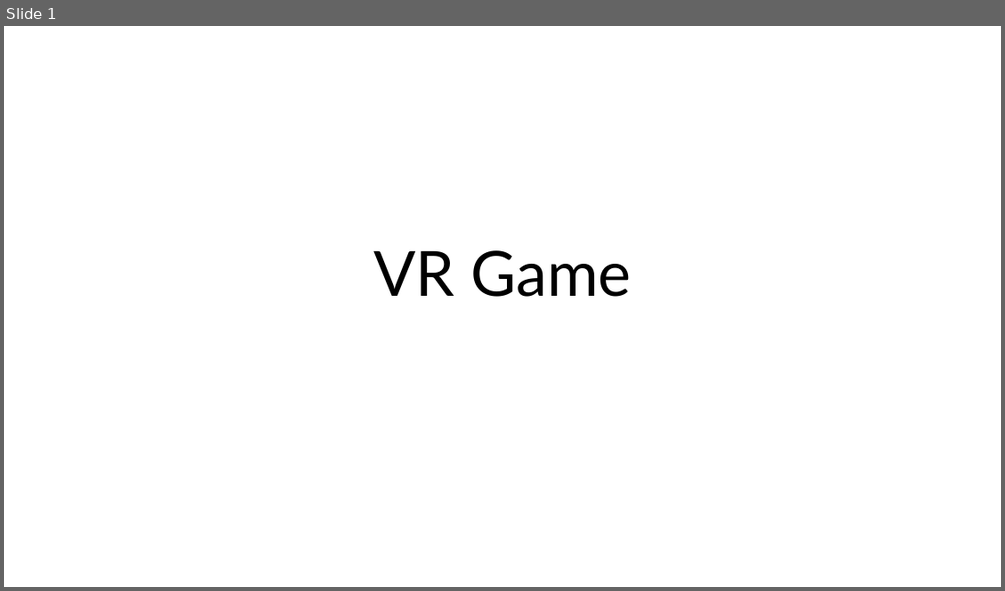
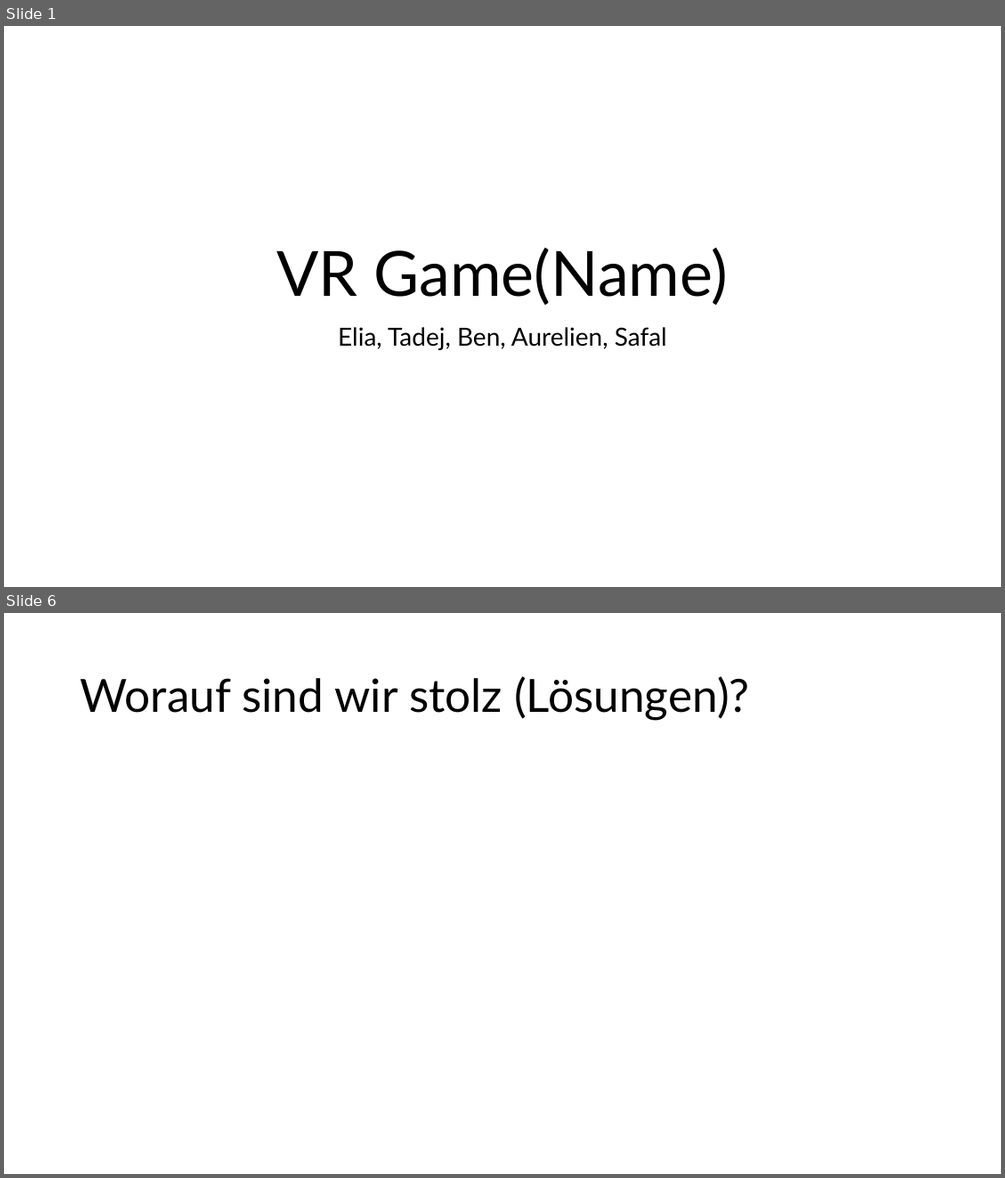
Before and after one commit to Soguel-Aurelien/UnrealEngineProjekt, a slide deck: Presentation/Unrealengine pp.pptx. Shown one above the other, each under a label of ours: slide 1 before the commit, slides 1 and 6 after it; the slides between them are not shown. The pictures are 1005x591 and 1005x1178 pixels, drawn with LibreOffice and Linux fonts; fonts in the diff are those of the drawing. Boxes give left, top, right and bottom in pixels: in the first picture for what was removed or moved away, otherwise in the second. Text is boxed around its words. In the diff, an @@ line names an element or a change of style, - is before the commit and + after.

```diff
--- a/Presentation/Unrealengine pp.pptx
+++ b/Presentation/Unrealengine pp.pptx
@@ slide 6 added at [4,613,1001,1174], background #FFFFFF @@
@@ title added at [80,676,750,720], 44 pt, text #000000 @@
+Worauf sind wir stolz (Lösungen)?
@@ slide 1 changed as well @@
@@ title at [277,248,728,305]: text changed @@
-VR Game
+VR Game(Name)
@@ subtitle added at [338,327,667,350], 24 pt, text #000000 @@
+Elia, Tadej, Ben, Aurelien, Safal
```
Also in this commit, not shown: 8 other slides added.
